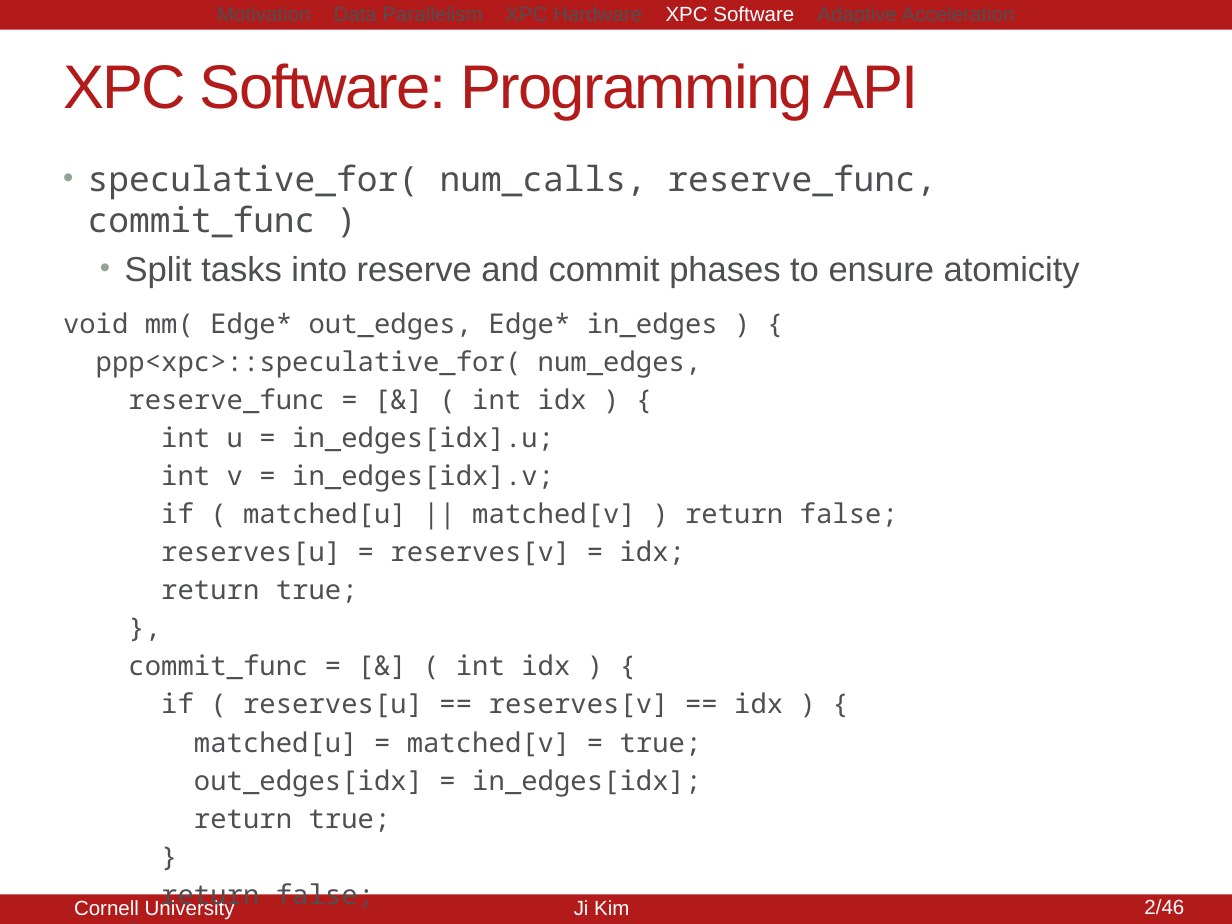
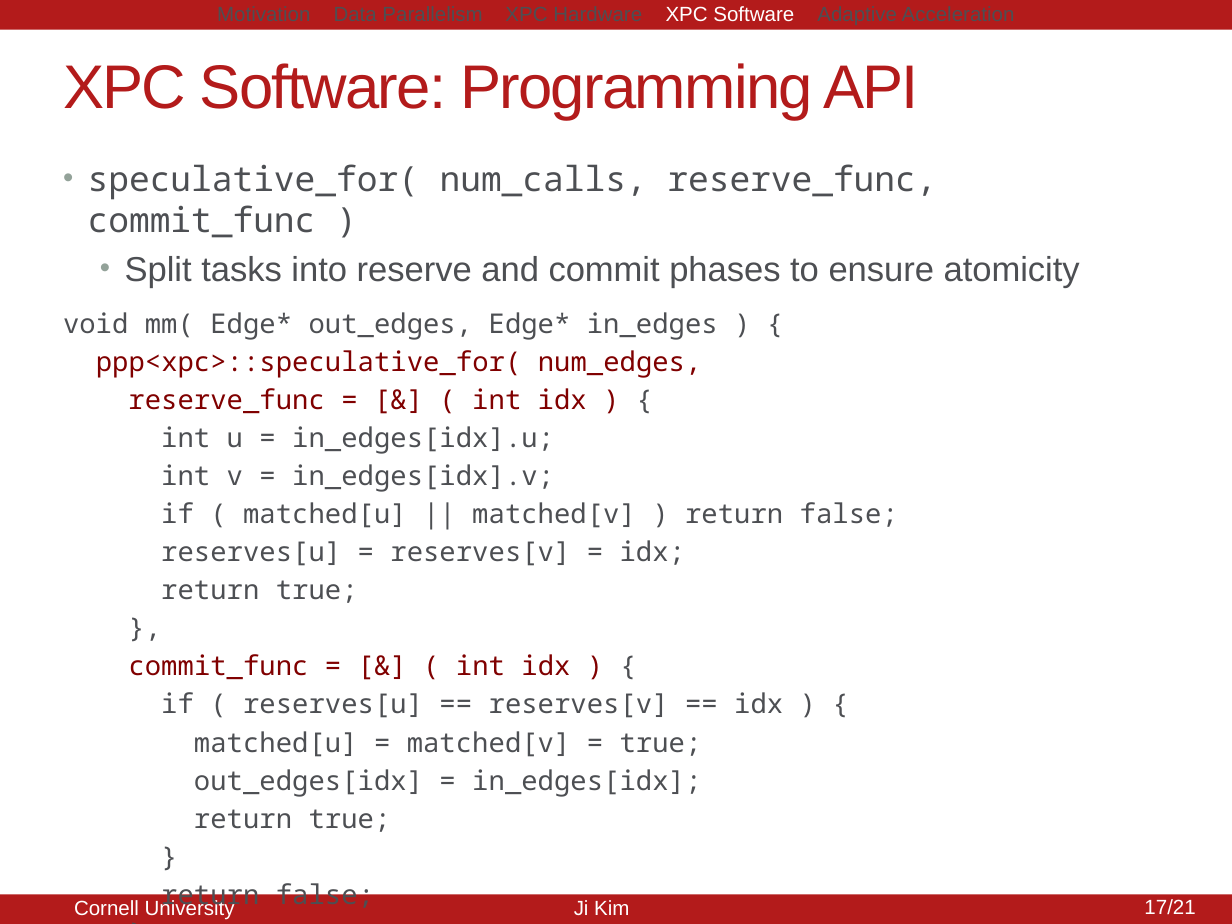
Before and after one commit to jyk46/presentation-brg-xpc, a slide deck: slide 17 of xpc-mtg-091914.pptx (slide 16 before the commit). Drawn at 1232x924 pixels with LibreOffice and Linux fonts; fonts in the diff are those of the drawing. Boxes give left, top, right and bottom in pixels: in the first picture for what was removed or moved away, otherwise in the second. Text is boxed around its words. In the diff, an @@ line names an element or a change of style, - is before the commit and + after.

```diff
--- a/xpc-mtg-091914.pptx
+++ b/xpc-mtg-091914.pptx
@@ text at box(96, 350, 702, 680): text colour #4D4F53 to #800000 in "ppp<xpc>::speculative_for( num_edges,", "reserve_func = [&] ( int idx )", "commit_func = [&] ( int idx )" @@
@@ text at box(1144, 899, 1195, 915): text changed @@
-2/46
+17/21
@@ page number at box(1139, 900, 1190, 915): text changed @@
-16/20
+17/21
```
Also in this commit, not shown: 19 other slides changed, 1 slide added.
